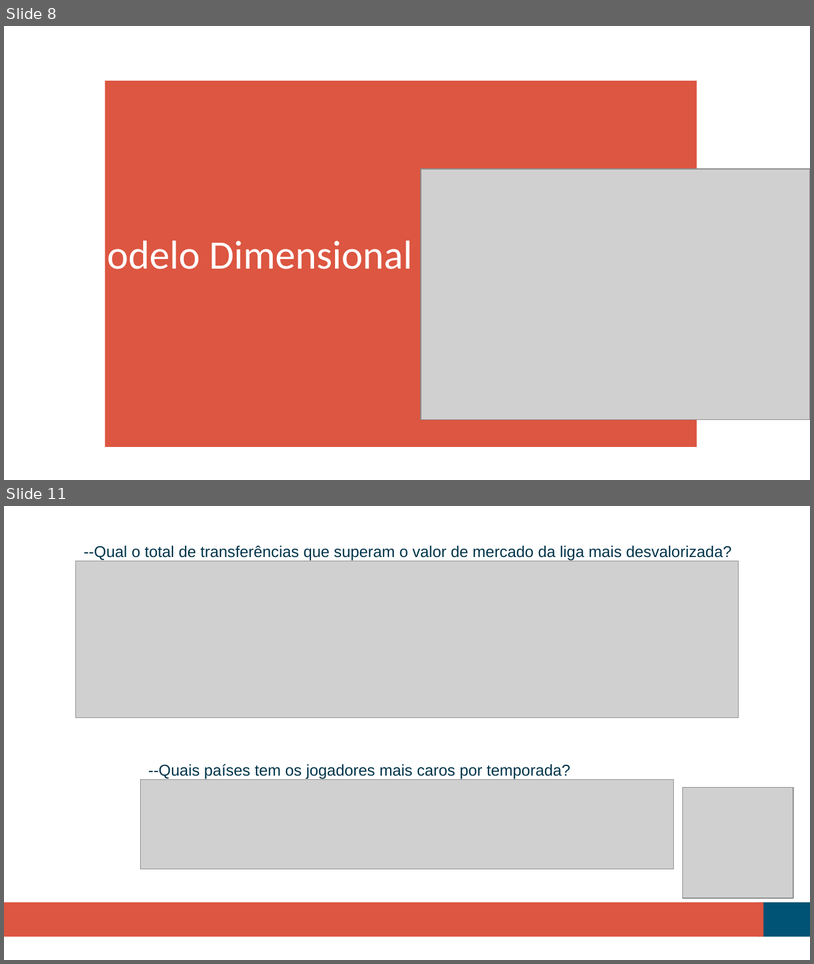
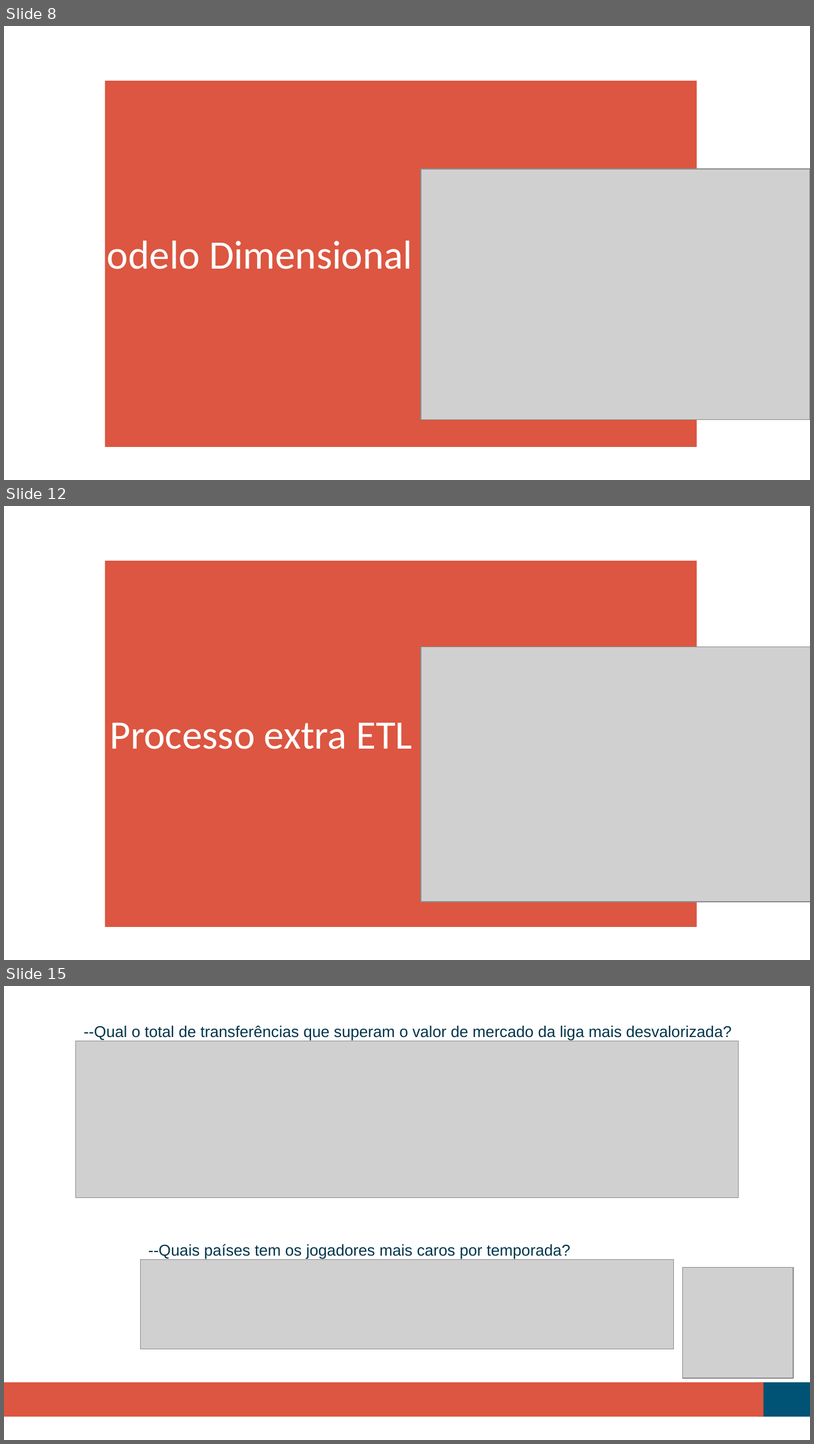
Before and after one commit to paulovsnts/Scouting_Football_Manager, a slide deck: Pitch_do_Projeto.pptx. Shown one above the other, each under a label of ours: slides 8 and 11 before the commit, slides 8, 12 and 15 after it; the slides between them are not shown. The pictures are 814x964 and 814x1444 pixels, drawn with LibreOffice and Linux fonts; fonts in the diff are those of the drawing; grey boxes stand for pictures. Boxes give left, top, right and bottom in pixels: in the first picture for what was removed or moved away, otherwise in the second. Text is boxed around its words. In the diff, an @@ line names an element or a change of style, - is before the commit and + after.

```diff
--- a/Pitch_do_Projeto.pptx
+++ b/Pitch_do_Projeto.pptx
@@ slide 12 added at (4, 506, 810, 960), background #FFFFFF; not listed: 1 template element that a slide beside it also shows @@
@@ picture added at (421, 646, 810, 901) @@
@@ title added at (110, 723, 413, 749), 36 pt, text #FFFFFF @@
+Processo extra ETL
@@ what was slide 11 is now slide 15 @@
```
Also in this commit, not shown: 1 slide changed, 6 other slides added, 3 slides removed, 4 other files.
